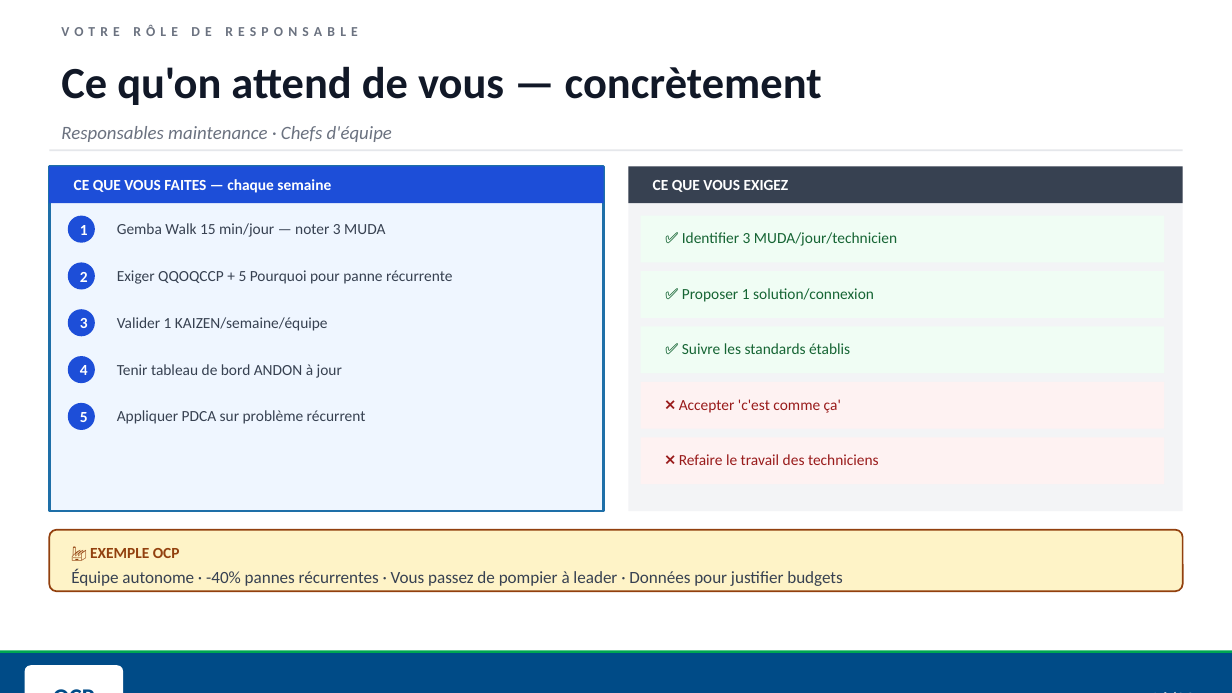
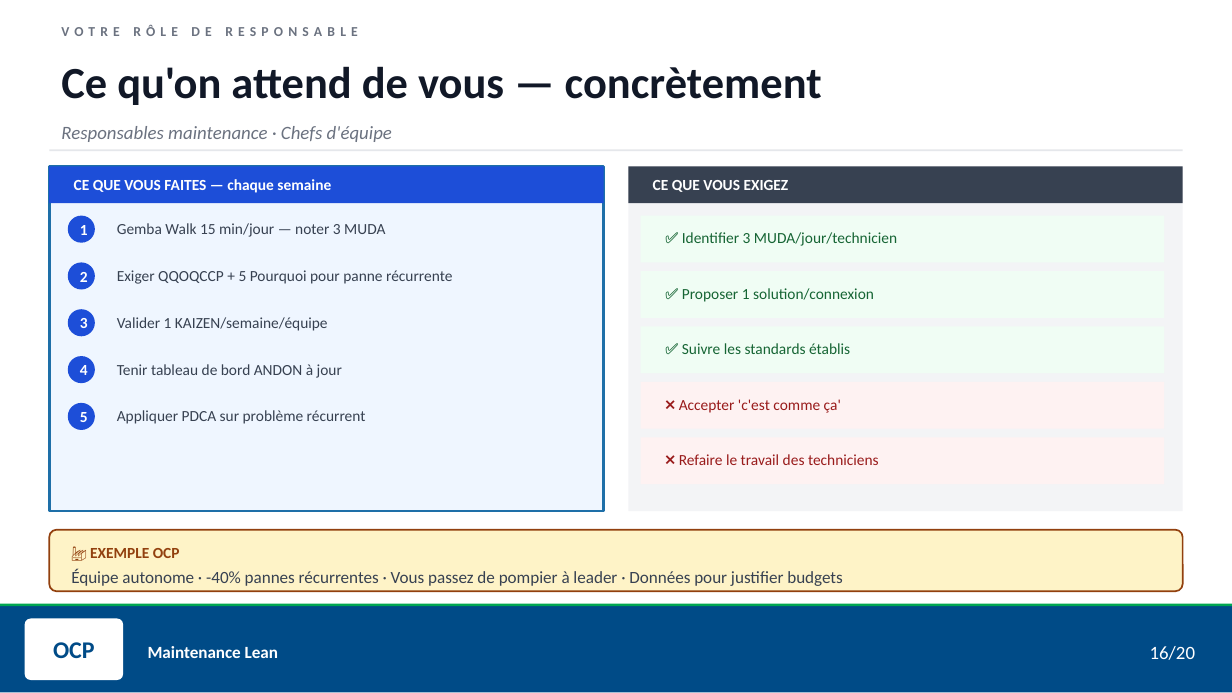
Before and after one commit to za9ouf/formation, a slide deck: slide 16 of V1Formation_Lean_Maintenance_OCP.pptx. Drawn at 1232x693 pixels with LibreOffice and Linux fonts; fonts in the diff are those of the drawing. Boxes give left, top, right and bottom in pixels: in the first picture for what was removed or moved away, otherwise in the second. Text is boxed around its words. In the diff, an @@ line names an element or a change of style, - is before the commit and + after.

Commit message:
feat: Add presentation slides for Lean methodology with five distinct models

```diff
--- a/V1Formation_Lean_Maintenance_OCP.pptx
+++ b/V1Formation_Lean_Maintenance_OCP.pptx
@@ 3 texts, 2 rectangles, 1 rounded rectangle: place and size @@
-3 texts, 2 rectangles, 1 rounded rectangle at box(0, 548, 1232, 693)
+3 texts, 2 rectangles, 1 rounded rectangle at box(0, 604, 1232, 692)
```
Also in this commit, not shown: 1 other slide changed, 9 other files.
